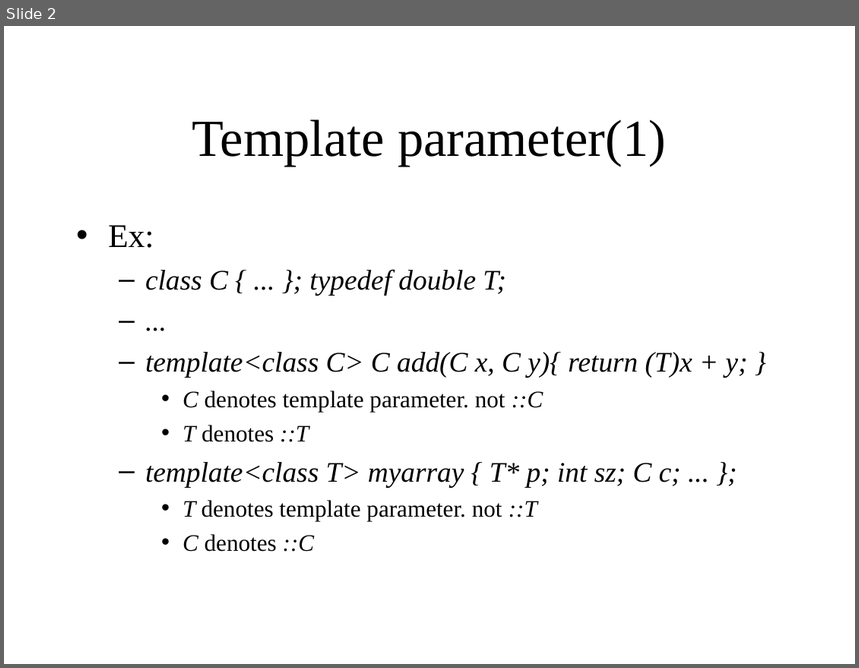
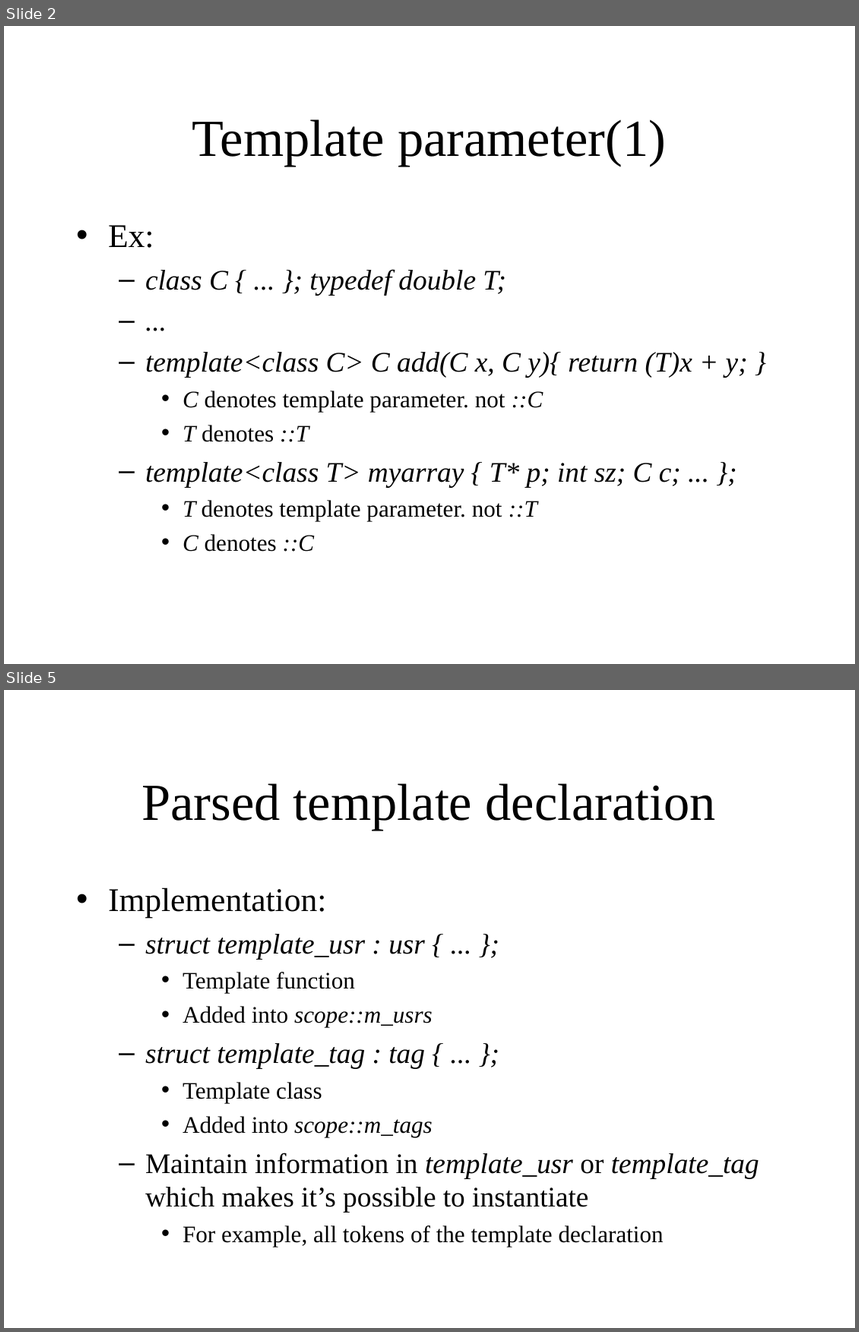
Before and after one commit to KeiHasegawa/cxx_doc, a slide deck: 14_template_parse_e.ppt. Shown one above the other, each under a label of ours: slide 2 before the commit, slides 2 and 5 after it; the slides between them are not shown. The pictures are 859x668 and 859x1332 pixels, drawn with LibreOffice and Linux fonts; fonts in the diff are those of the drawing. Boxes give left, top, right and bottom in pixels: in the first picture for what was removed or moved away, otherwise in the second. Text is boxed around its words. In the diff, an @@ line names an element or a change of style, - is before the commit and + after.

```diff
--- a/14_template_parse_e.ppt
+++ b/14_template_parse_e.ppt
@@ slide 5 added at <box>4,690,855,1328</box>, background #FFFFFF @@
@@ title added at <box>142,783,716,831</box>, 44 pt, text #000000 @@
+Parsed template declaration
@@ text added at <box>108,888,759,1247</box>, 24 pt, text #000000 @@
+• Implementation:
+  – struct template_usr : usr { ... };
+    • Template function
+    • Added into scope::m_usrs
+  – struct template_tag : tag { ... };
+    • Template class
+    • Added into scope::m_tags
+  – Maintain information in template_usr or template_tag which makes it’s possible to instantiate
+    • For example, all tokens of the template declaration
```
Also in this commit, not shown: 3 slides changed, 4 other files.
